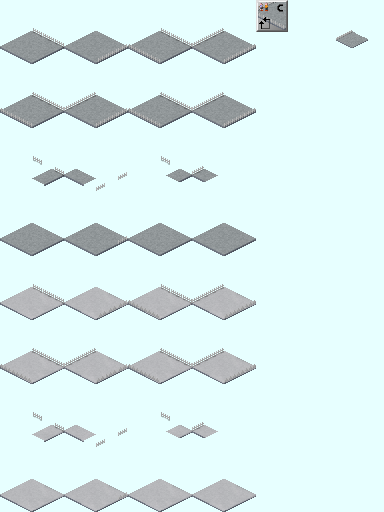
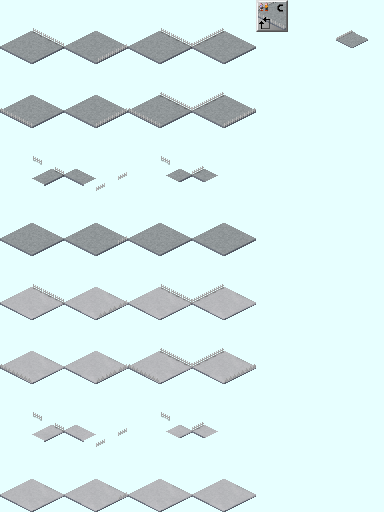
Layer changes from the first 384px x 512px image to the second:
added group "レイヤーグループ #5" with 20 layers in group "レイヤーグループ" over [32, 300, 256, 367]
"レイヤーグループ #6": blend normal → erase, moved it into group "レイヤーグループ #5" over [32, 300, 256, 367]
"レイヤーグループ #7": blend erase → normal over [33, 300, 160, 367]
removed group "レイヤーグループ #9" (6 layers) from group "レイヤーグループ #7" over [33, 300, 160, 367]
moved "レイヤーグループ #8" into group "レイヤーグループ #6" over [33, 300, 160, 367]
moved "Fences #1" into group "レイヤーグループ #5", painted on it over [32, 300, 256, 367]
painted on "Fences" over [32, 44, 256, 111]
